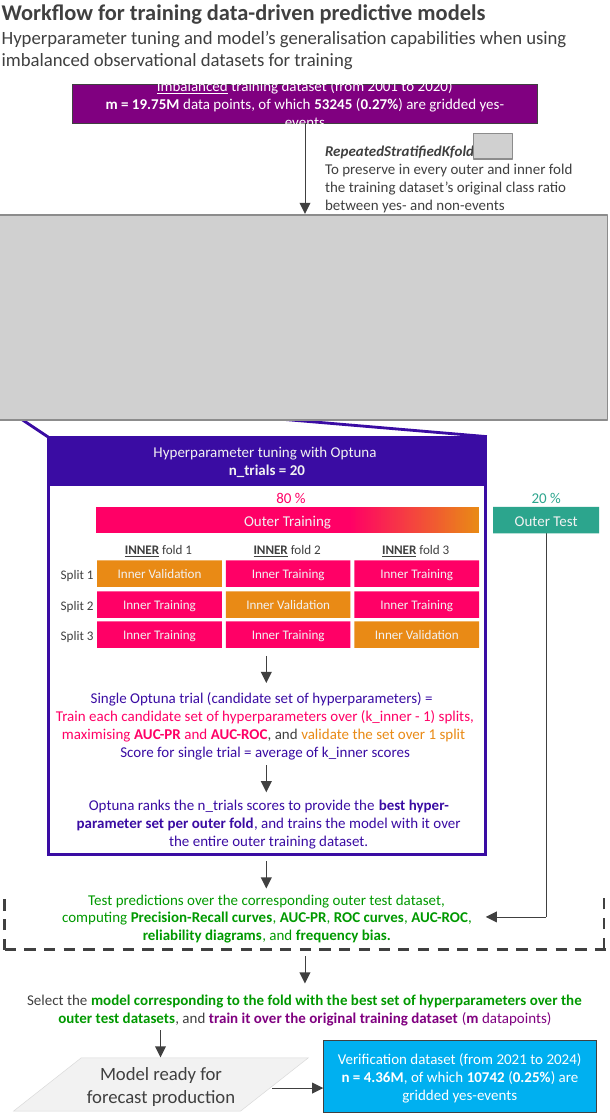
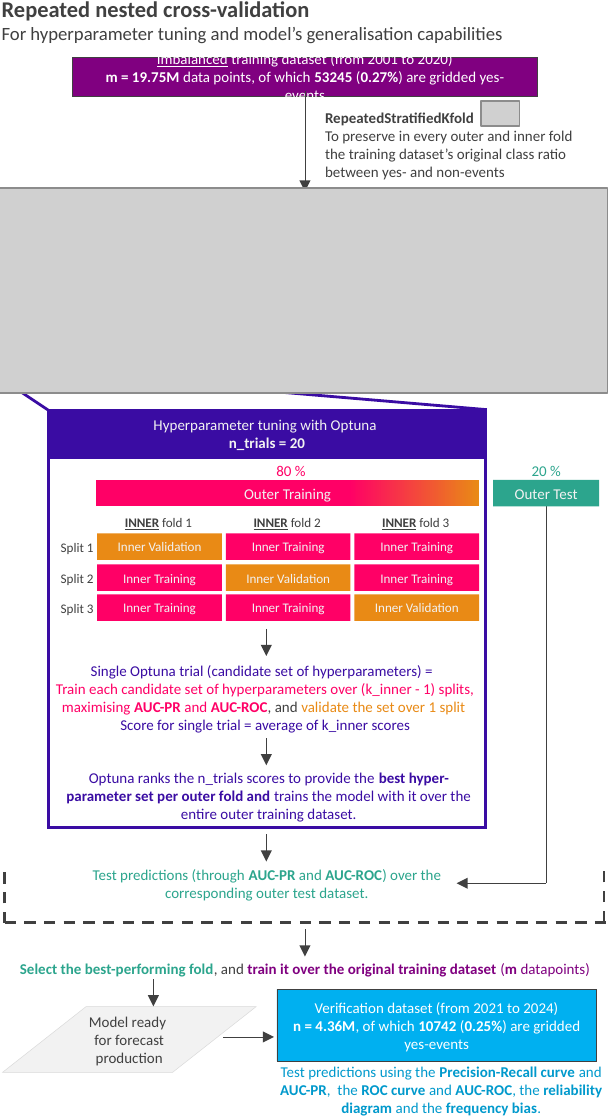
Before and after one commit to FatimaPillosu/thesis, a slide deck: slide 1 of chapter_06/figures/cv_optuna.pptx. Drawn at 610x1120 pixels with LibreOffice and Linux fonts; fonts in the diff are those of the drawing; grey boxes stand for pictures; background and template pictures are left out. Boxes give left, top, right and bottom in pixels: in the first picture for what was removed or moved away, otherwise in the second. Text is boxed around its words. In the diff, an @@ line names an element or a change of style, - is before the commit and + after.

Commit message:
Modified the workflow for the repeated nested cross validation

```diff
--- a/chapter_06/figures/cv_optuna.pptx
+++ b/chapter_06/figures/cv_optuna.pptx
@@ text at (x1=2, y1=1, x2=502, y2=43): text changed @@
-Workflow for training data-driven predictive models
-Hyperparameter tuning and model’s generalisation capabilities when using imbalanced observational datasets for training
+Repeated nested cross-validation
+For hyperparameter tuning and model’s generalisation capabilities
@@ arrow moved from (304, 123) - (304, 214) to (304, 90) - (304, 191) @@
@@ text "RepeatedStratifiedKfold" moved from (x1=325, y1=143, x2=572, y2=213) to (x1=325, y1=112, x2=572, y2=180) @@
@@ text at (x1=325, y1=112, x2=474, y2=126): italic off in "RepeatedStratifiedKfold" @@
@@ picture moved from (x1=474, y1=133, x2=513, y2=159) to (x1=481, y1=101, x2=520, y2=127) @@
@@ line moved from (545, 533) - (545, 916) to (545, 506) - (545, 882) @@
@@ 14 rectangles, 9 texts, 5 lines, 4 arrows, 1 picture moved together from (x1=0, y1=85, x2=610, y2=982) to (x1=0, y1=58, x2=610, y2=955) @@
@@ text at (x1=66, y1=772, x2=470, y2=822): text changed @@
-Optuna ranks the n_trials scores to provide the best hyper-parameter set per outer fold, and trains the model with it over the entire outer training dataset.
+Optuna ranks the n_trials scores to provide the best hyper-parameter set per outer fold and trains the model with it over the entire outer training dataset.
@@ text at (x1=93, y1=869, x2=441, y2=901): text changed; text colour #009900 to #2CA58D; bold off @@
-Test predictions over the corresponding outer test dataset, computing Precision-Recall curves, AUC-PR, ROC curves, AUC-ROC, reliability diagrams, and frequency bias.
+Test predictions (through AUC-PR and AUC-ROC) over the corresponding outer test dataset.
@@ arrow moved from (545, 916) - (486, 916) to (545, 882) - (456, 882) @@
@@ text at (x1=20, y1=963, x2=590, y2=977): text changed; text colour #009900 to #800080 @@
-Select the model corresponding to the fold with the best set of hyperparameters over the outer test datasets, and train it over the original training dataset (m datapoints)
+Select the best-performing fold, and train it over the original training dataset (m datapoints)
@@ arrow moved from (160, 1029) - (160, 1056) to (154, 978) - (154, 1005) @@
@@ rectangle "Verification dataset (from 2021 to ..." resized from (x1=323, y1=1040, x2=597, y2=1111) to (x1=276, y1=988, x2=595, y2=1060) @@
@@ parallelogram "Model ready" resized from (x1=13, y1=1057, x2=308, y2=1110) to (x1=3, y1=1006, x2=256, y2=1072) @@
@@ text in parallelogram at (x1=89, y1=1016, x2=166, y2=1066): text changed; size 10 to 8 pt @@
-Model ready for forecast production
+Model ready
+for forecast production
@@ arrow moved from (272, 1087) - (323, 1087) to (224, 1036) - (273, 1036) @@
@@ text added at (x1=280, y1=1066, x2=602, y2=1116), 8 pt, text #0099CC, bold @@
+Test predictions using the Precision-Recall curve and AUC-PR, the ROC curve and AUC-ROC, the reliability diagram and the frequency bias.
```
Also in this commit, not shown: 1 other file.
